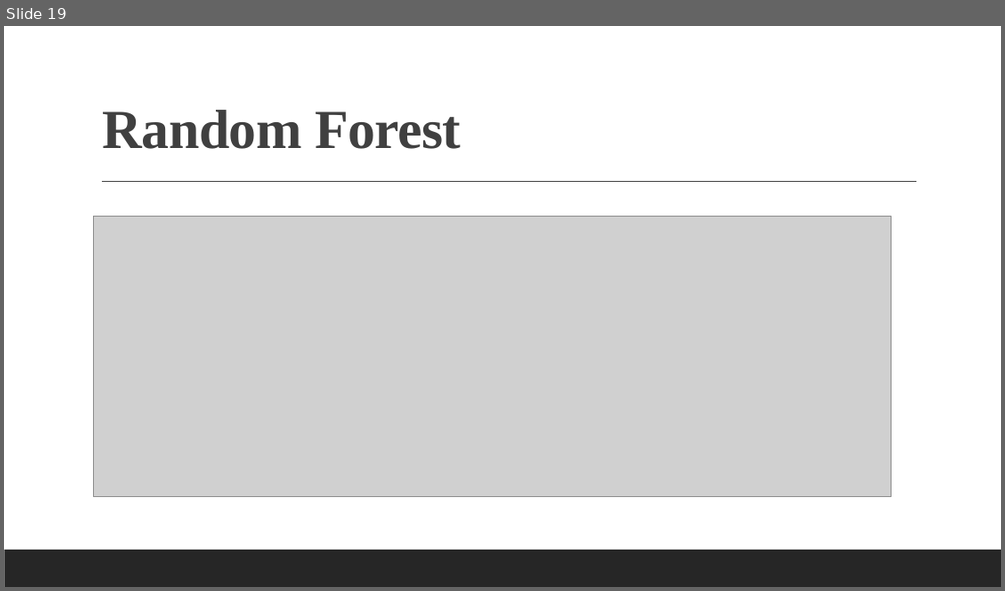
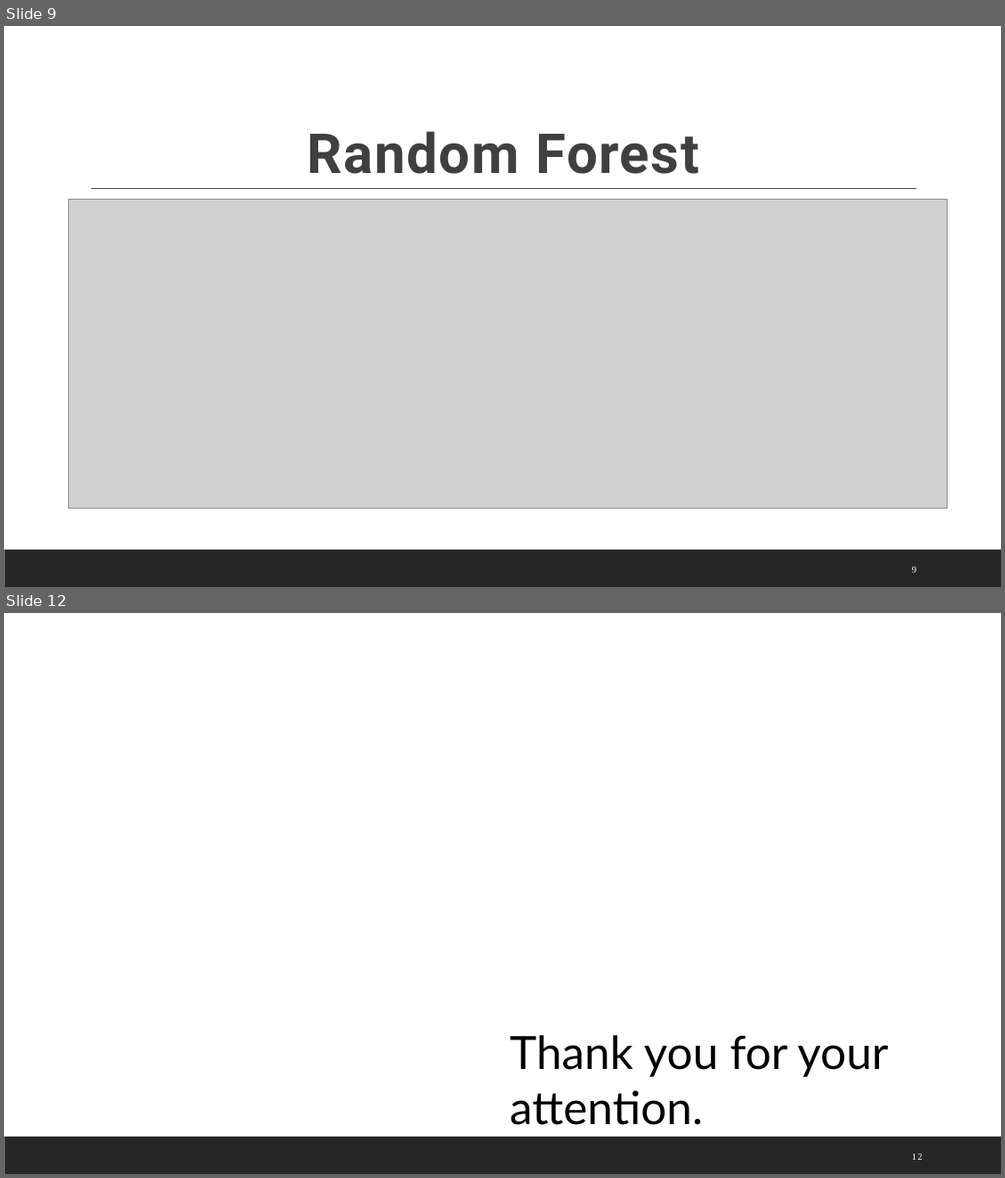
Before and after one commit to minired2154/data-mining-repo, a slide deck: report.pptx. Shown one above the other, each under a label of ours: slide 19 before the commit, slides 9 and 12 after it; the slides between them are not shown. The pictures are 1005x591 and 1005x1178 pixels, drawn with LibreOffice and Linux fonts; fonts in the diff are those of the drawing; grey boxes stand for pictures. Boxes give left, top, right and bottom in pixels: in the first picture for what was removed or moved away, otherwise in the second. Text is boxed around its words. In the diff, an @@ line names an element or a change of style, - is before the commit and + after.

```diff
--- a/report.pptx
+++ b/report.pptx
@@ slide 12 added at [4,613,1001,1174], background #FFFFFF; not listed: 1 template element that a slide beside it also shows @@
@@ rectangle added at [73,746,925,813], fill #FFFFFF, outline #FFFFFF 1.25 pt @@
@@ text added at [510,1035,888,1125], 44 pt, text #000000 @@
+Thank you for your attention.
@@ page number added at [912,1153,922,1159], 9 pt, text #FFFFFF @@
+12
@@ what was slide 19 is now slide 9 @@
@@ slide 9 changed as well @@
@@ title "Random Forest": place and size @@
-title "Random Forest" at [103,110,461,149]
+title "Random Forest" at [307,131,699,174]
@@ title "Random Forest" at [307,131,699,174]: font Times New Roman to Roboto, letter spacing -0.5 to 1.3 pt; alignment left to centre @@
@@ picture: place and size @@
-picture at [94,216,890,496]
+picture at [69,199,947,507]
@@ line moved from (102, 182) - (917, 182) to (91, 188) - (916, 188) @@
@@ page number added at [912,566,916,572], 9 pt, text #FFFFFF @@
+9
```
Also in this commit, not shown: 7 other slides changed, 3 other slides added, 11 slides removed, 1 other file.
